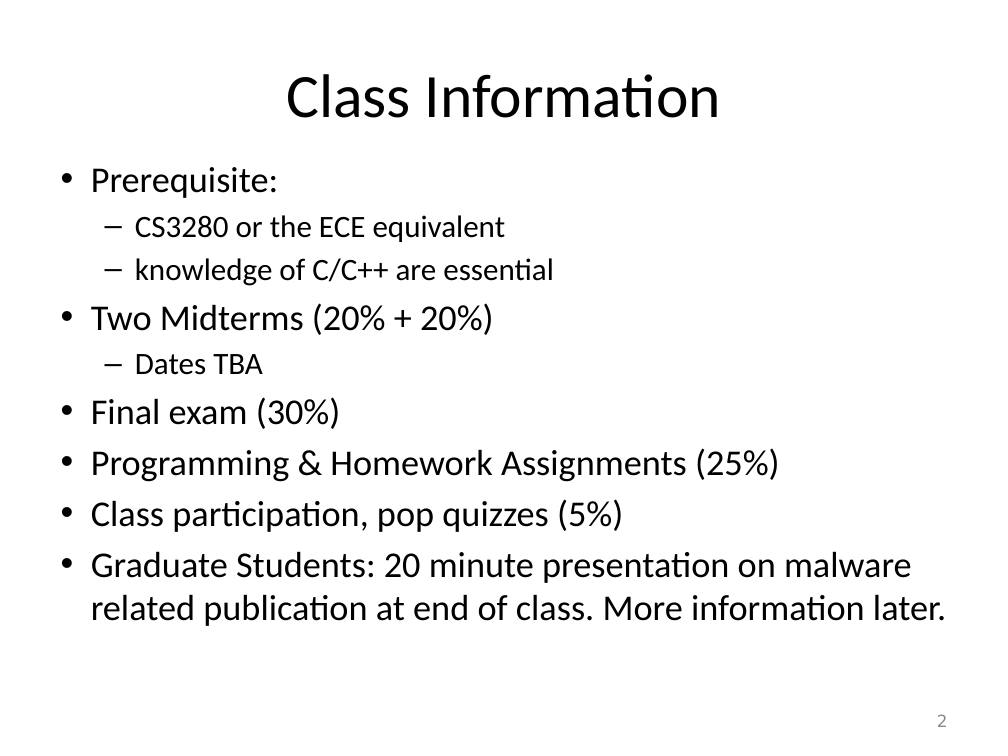
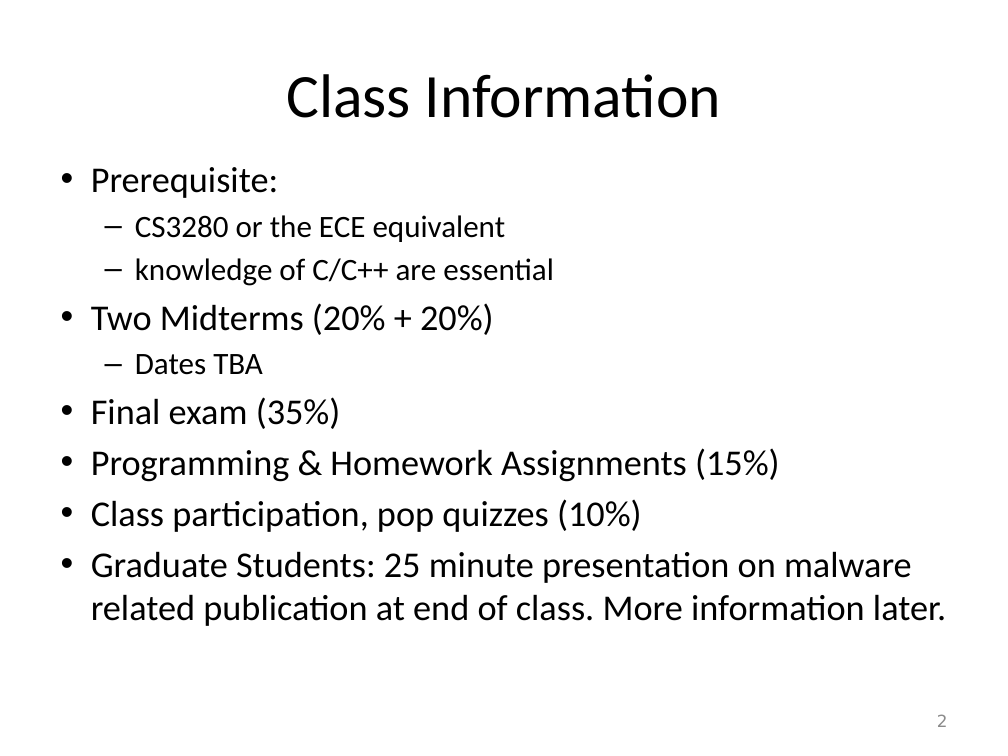
Before and after one commit to harrisonwl/harrisonwl.github.io, a slide deck: slide 2 of assets/courses/malware/spring2017/slides/week01/Intro.pptx. Drawn at 1008x756 pixels with LibreOffice and Linux fonts; fonts in the diff are those of the drawing; background and template pictures are left out. Boxes give left, top, right and bottom in pixels: in the first picture for what was removed or moved away, otherwise in the second. Text is boxed around its words. In the diff, an @@ line names an element or a change of style, - is before the commit and + after.

```diff
--- a/assets/courses/malware/spring2017/slides/week01/Intro.pptx
+++ b/assets/courses/malware/spring2017/slides/week01/Intro.pptx
@@ text at (x1=91, y1=397, x2=946, y2=626): text changed @@
-• Final exam (30%)
-• Programming & Homework Assignments (25%)
-• Class participation, pop quizzes (5%)
-• Graduate Students: 20 minute presentation on malware related publication at end of class. More information later.
+• Final exam (35%)
+• Programming & Homework Assignments (15%)
+• Class participation, pop quizzes (10%)
+• Graduate Students: 25 minute presentation on malware related publication at end of class. More information later.
```
Also in this commit, not shown: 1 other slide changed, 6 other files.
